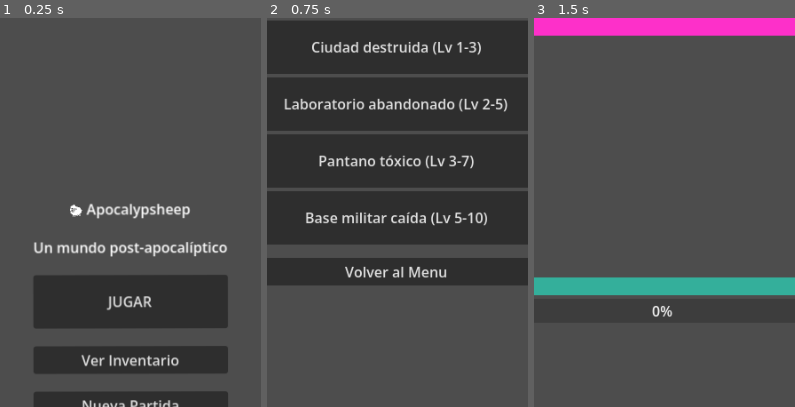
Above: before the commit, frames 1-3 (left to right).
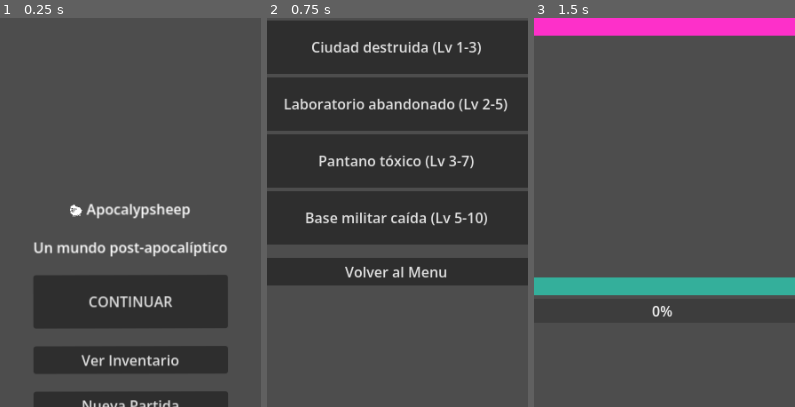
Above: after the commit, the same moments.

Repository: MirandaFrancoCBA/apocalypsheep
Game: Godot game, scene res://scenes/main_menu.tscn
Two runs of this game, one before a commit and one after it. Both use one fixed random seed, a clock stepped at 60 frames per second and the inputs below.
Inputs:
- Up to frame 1 (0.25 s): no input
- Up to frame 2 (0.75 s): click "JUGAR" (after the commit: "CONTINUAR") at 0.5 s
- Up to frame 3 (1.5 s): click "Ciudad destruida (Lv 1-3)" at 1.25 s
The pictures show only the part of the screen within x 26-76%, y 6-56%; the shares and areas given below are measured in that part.

The runs differ from the first frame. In frame 1, 0.6% of the frame differs, in the area x 34-66%, y 71-76%; in frame 2, nothing differs; in frame 3, nothing differs.

Commit message:
Feat: new save system

Diff:
--- a/scripts/managers/game_manager.gd
+++ b/scripts/managers/game_manager.gd
@@ -78,11 +78,12 @@
 		return
 
 	print("[Inventory] Arma desequipada:", weapon.get("name", ""))
-	emit_signal("player_data_changed")
+
 
 	# 🔥 nunca null
 	player_data["equipped_weapon"] = {}
 	_save_game()
+	emit_signal("player_data_changed")
 
 func get_equipped_weapon() -> Dictionary:
 	var weapon = player_data.get("equipped_weapon", {})
@@ -109,8 +110,9 @@
 		player_data["xp"] -= player_data["xp_to_next"]
 		_level_up()
 
-	emit_signal("player_data_changed")
-	_save_game()
+	_save_game()
+	emit_signal("player_data_changed")
+
 
 func add_item_to_inventory(item: Dictionary) -> bool:
 	var inventory = player_data["inventory"]
@@ -145,8 +147,9 @@
 	else:
 		print("[Inventory] Item no encontrado")
 
-	emit_signal("player_data_changed")
 	_save_game() # 🔥
+	emit_signal("player_data_changed")
+
 
 # ─────────────────────────────────────────
 # RESET
--- a/scripts/managers/save_system.gd
+++ b/scripts/managers/save_system.gd
@@ -22,23 +22,53 @@
 # ─────────────────────────────────────────
 func load_game() -> Dictionary:
 	if not FileAccess.file_exists(SAVE_PATH):
-		print("[SaveSystem] No existe save → nueva partida")
+		push_warning("[SaveSystem] No existe save")
+
+		GameManager.reset_game()
+
 		return {}
 
 	var file = FileAccess.open(SAVE_PATH, FileAccess.READ)
 
 	if file == null:
-		push_error("[SaveSystem] Error abriendo archivo de carga")
+		push_error("[SaveSystem] No se pudo abrir save")
+
+		GameManager.reset_game()
+
 		return {}
 
 	var content = file.get_as_text()
+
+	# save vacío
+	if content.strip_edges().is_empty():
+		push_error("[SaveSystem] Save vacío")
+
+		GameManager.reset_game()
+
+		return {}
+
 	var data = JSON.parse_string(content)
 
-	if data == null:
-		push_error("[SaveSystem] Error parseando JSON")
+	# json corrupto
+	if typeof(data) != TYPE_DICTIONARY:
+		push_error("[SaveSystem] JSON corrupto")
+
+		GameManager.reset_game()
+
 		return {}
 
-	print("[SaveSystem] Juego cargado correctamente")
+	# defaults seguros
+	if not data.has("player_data"):
+		data["player_data"] = {}
+
+	if not data.has("selected_zone"):
+		data["selected_zone"] = {}
+
+	GameManager.player_data = data.get("player_data", {})
+	GameManager.selected_zone = data.get("selected_zone", {})
+
+	print("[SaveSystem] Juego cargado")
+
 	return data
 
 # ─────────────────────────────────────────
--- a/scripts/ui/combat_screen.gd
+++ b/scripts/ui/combat_screen.gd
@@ -304,6 +304,7 @@
 
 	button_attack.disabled = true
 	button_defend.disabled = true
+	GameManager._save_game()
 
 # ─────────────────────────────────────────
 # UI EFECTOS
